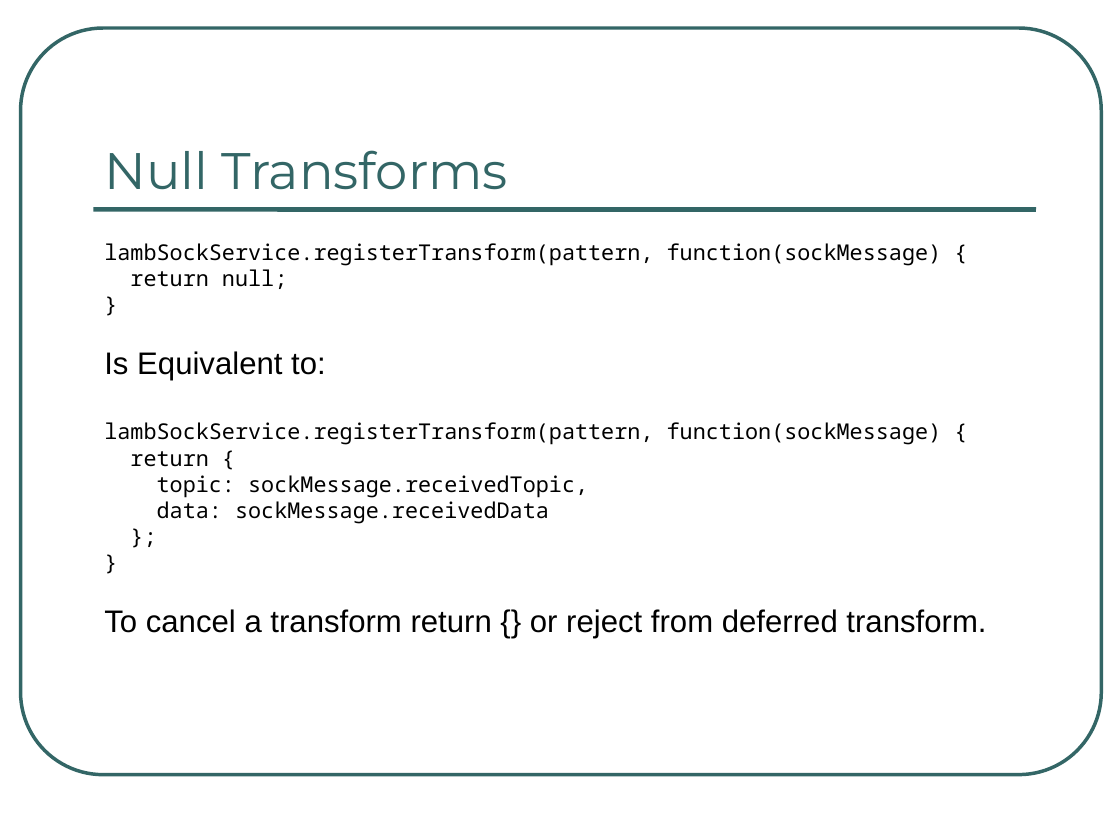
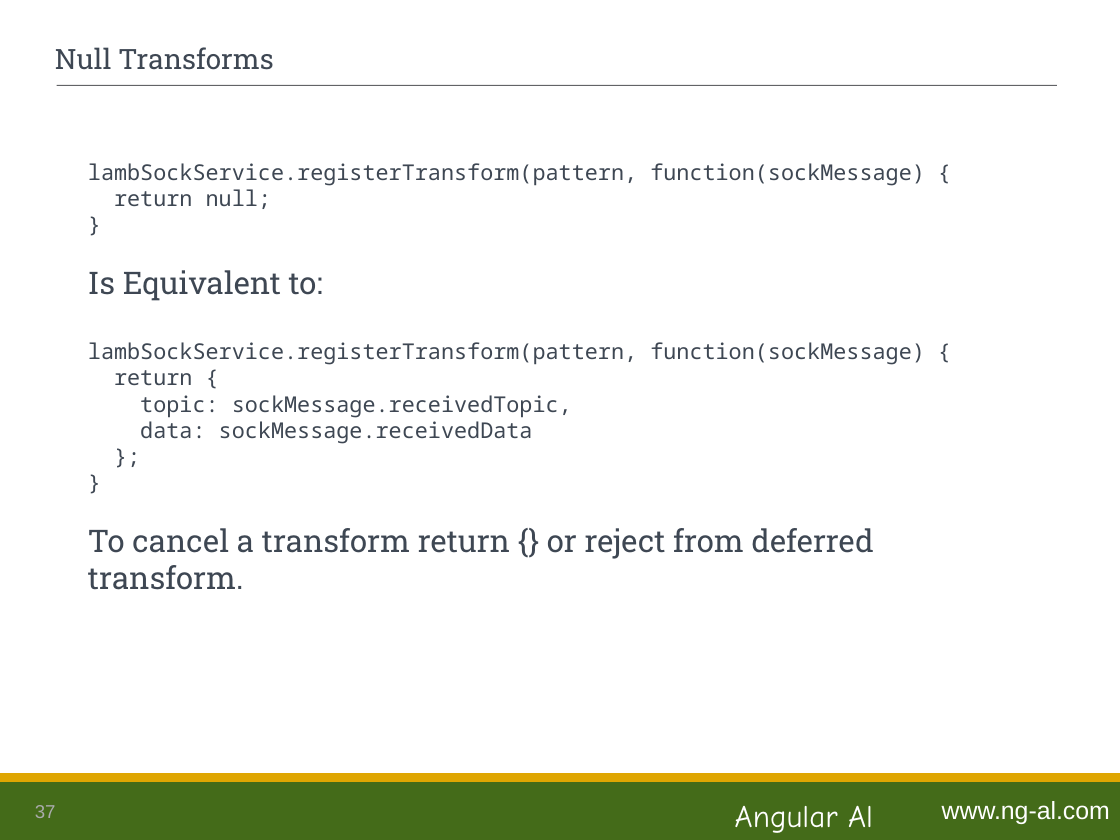
Before and after one commit to ng-al/LambSampleApp, a slide deck: slide 37 of Lamb.ppt (slide 36 before the commit). Drawn at 1120x840 pixels with LibreOffice and Linux fonts; fonts in the diff are those of the drawing. Boxes give left, top, right and bottom in pixels: in the first picture for what was removed or moved away, otherwise in the second. Text is boxed around its words. In the diff, an @@ line names an element or a change of style, - is before the commit and + after.

```diff
--- a/Lamb.ppt
+++ b/Lamb.ppt
@@ rounded rectangle removed at [20,28,1101,775] @@
@@ title "Null Transforms": place and size @@
-title "Null Transforms" at [105,150,508,190]
+title "Null Transforms" at [55,47,273,70]
@@ title "Null Transforms" at [55,47,273,70]: size 33 to 18 pt, font Montserrat to Roboto Slab, text colour #336666 to #3E4753; vertical alignment bottom to middle @@
@@ line moved from (93, 209) - (1036, 209) to (57, 85) - (1057, 85) @@
@@ line (57, 85) - (1057, 85): stroke #336666 3 pt to #626366 0.74 pt @@
@@ text "lambSockService.registerTransform(pattern, function(sockMess ...": place and size @@
-text "lambSockService.registerTransform(pattern, function(sockMess ..." at [104,243,986,638]
+text "lambSockService.registerTransform(pattern, function(sockMess ..." at [88,163,925,590]
@@ text "lambSockService.registerTransform(pattern, function(sockMess ..." at [88,163,925,590]: text colour #000000 to #3E4753; font Arial to Roboto Slab in "Is Equivalent to:", "To cancel a transform return {} or ..." @@
@@ rectangle added at [0,778,1120,840], fill #446B19 @@
@@ rectangle added at [0,775,1120,781], fill #DFA602, outline #DFA602 2.01 pt @@
@@ page number added at [35,805,56,818], 12 pt, text #AAABAC @@
+37
@@ text added at [735,805,873,833], 20 pt, text #FFFFFF @@
+Angular Al
@@ text added at [942,801,1110,824], 16 pt, text #FFFFFF @@
+www.ng-al.com
```
Also in this commit, not shown: 37 other slides changed, 1 slide added, 1 other file.
